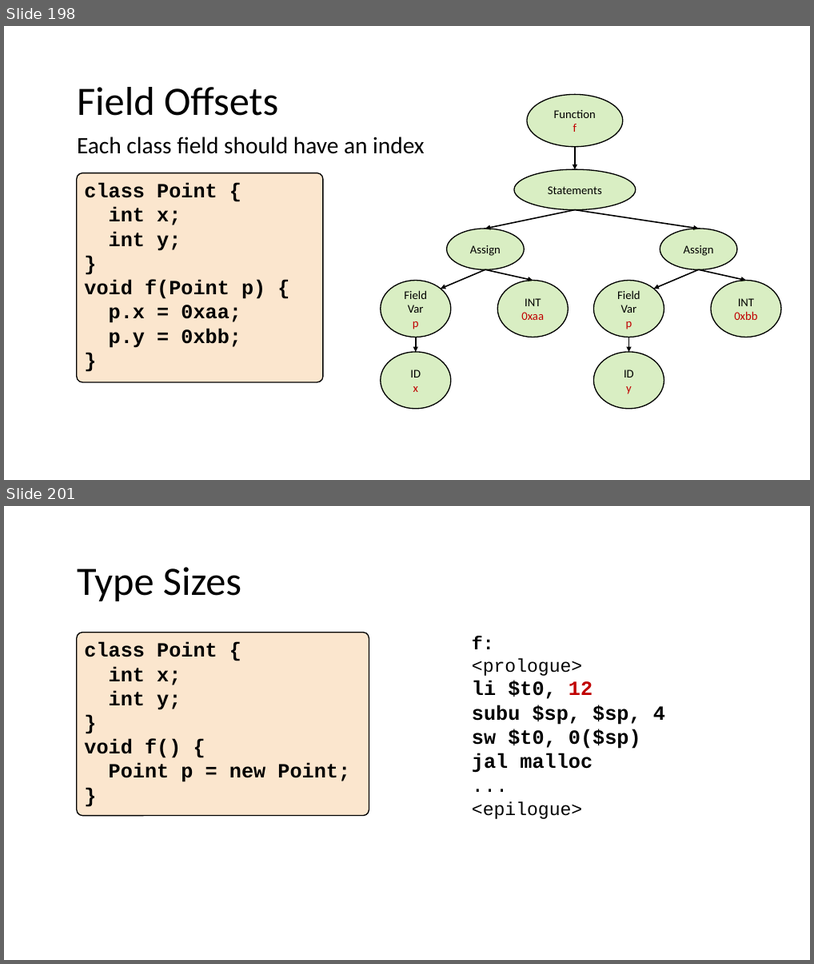
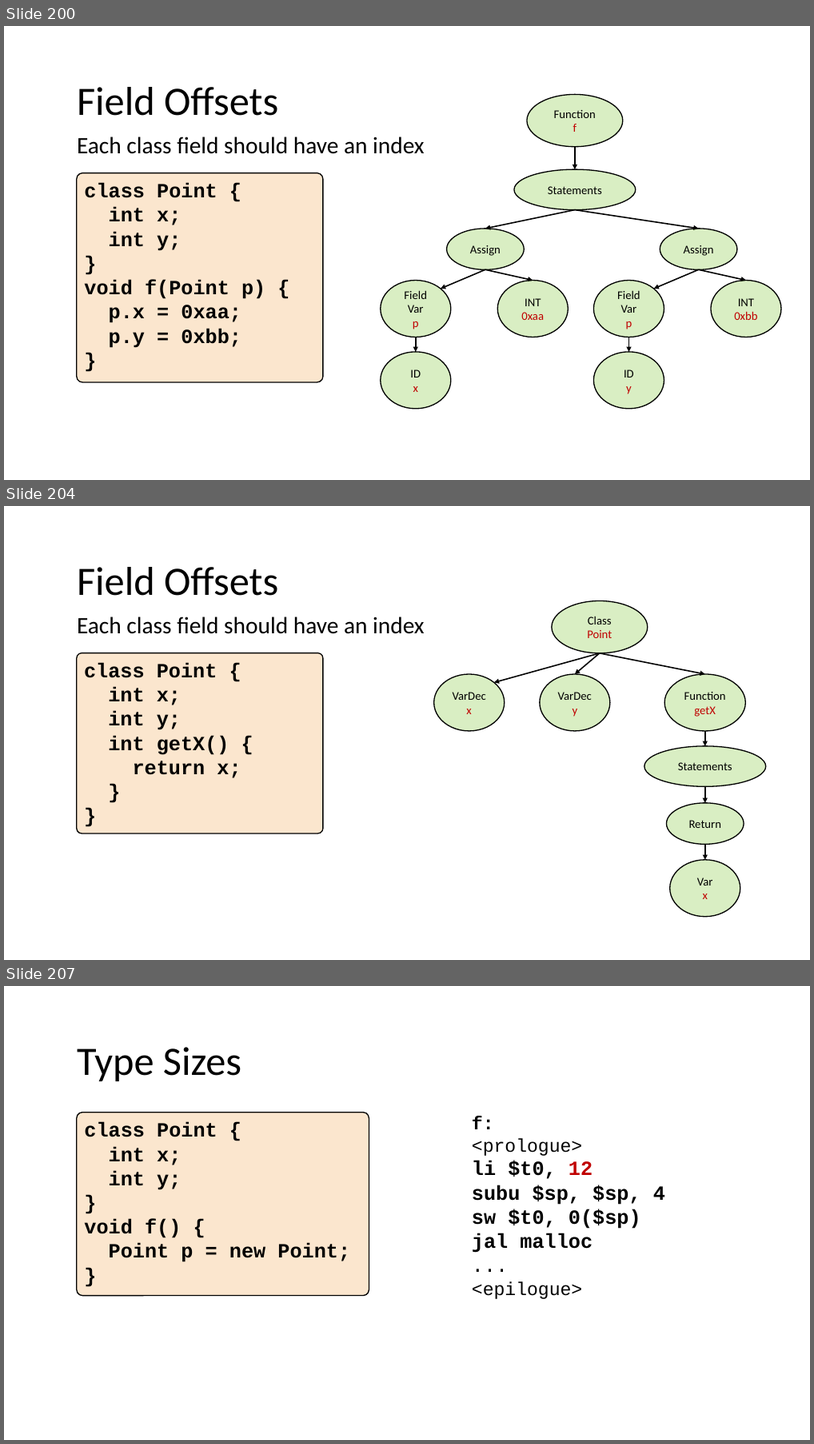
Before and after one commit to nivshani/compilation, a slide deck: slides/semantic.pptx. Shown one above the other, each under a label of ours: slides 198 and 201 before the commit, slides 200, 204 and 207 after it; the slides between them are not shown. The pictures are 814x964 and 814x1444 pixels, drawn with LibreOffice and Linux fonts; fonts in the diff are those of the drawing. Boxes give left, top, right and bottom in pixels: in the first picture for what was removed or moved away, otherwise in the second. Text is boxed around its words. In the diff, an @@ line names an element or a change of style, - is before the commit and + after.

```diff
--- a/slides/semantic.pptx
+++ b/slides/semantic.pptx
@@ slide 204 added at (4,506,810,960), background #FFFFFF @@
@@ text added at (77,567,278,596), 48 pt, text #000000 @@
+Field Offsets
@@ ellipse added at (552,601,648,653), fill #92D050 at 34% opacity, outline #000000 1.25 pt, 14 pt, text #000000 @@
+Class
+Point
@@ text added at (77,616,424,634), 28 pt, text #000000 @@
+Each class field should have an index
@@ rounded rectangle added at (77,653,323,833), fill #FBE6CE, outline #000000 1.25 pt, 24 pt, text #000000, bold @@
+class Point {
+int x;
+int y;
+int getX() {
+return x;
+}
+}
@@ arrow added from (600, 653) to (494, 683), #000000 1.5 pt @@
@@ arrow added from (600, 653) to (575, 674), #000000 1.5 pt @@
@@ arrow added from (600, 653) to (706, 674), #000000 1.5 pt @@
@@ ellipse added at (434,674,504,731), fill #92D050 at 34% opacity, outline #000000 1.25 pt, 14 pt, text #000000 @@
+VarDec
+x
@@ ellipse added at (540,674,610,731), fill #92D050 at 34% opacity, outline #000000 1.25 pt, 14 pt, text #000000 @@
+VarDec
+y
@@ ellipse added at (666,674,746,731), fill #92D050 at 34% opacity, outline #000000 1.25 pt, 14 pt, text #000000 @@
+Function
+getX
@@ arrow added from (706, 731) to (706, 746), #000000 1.5 pt @@
@@ ellipse added at (645,746,766,787), fill #92D050 at 34% opacity, outline #000000 1.25 pt, 14 pt, text #000000 @@
+Statements
@@ arrow added from (706, 786) to (706, 803), #000000 1.5 pt @@
@@ ellipse added at (667,803,745,844), fill #92D050 at 34% opacity, outline #000000 1.25 pt, 14 pt, text #000000 @@
+Return
@@ ellipse added at (670,860,741,916), fill #92D050 at 34% opacity, outline #000000 1.25 pt, 14 pt, text #000000 @@
+Var
+x
@@ arrow added from (706, 844) to (706, 860), #000000 1.5 pt @@
@@ what was slide 198 is now slide 200 @@
@@ what was slide 201 is now slide 207 @@
```
Also in this commit, not shown: 24 slides changed, 5 other slides added, 1 other file.
